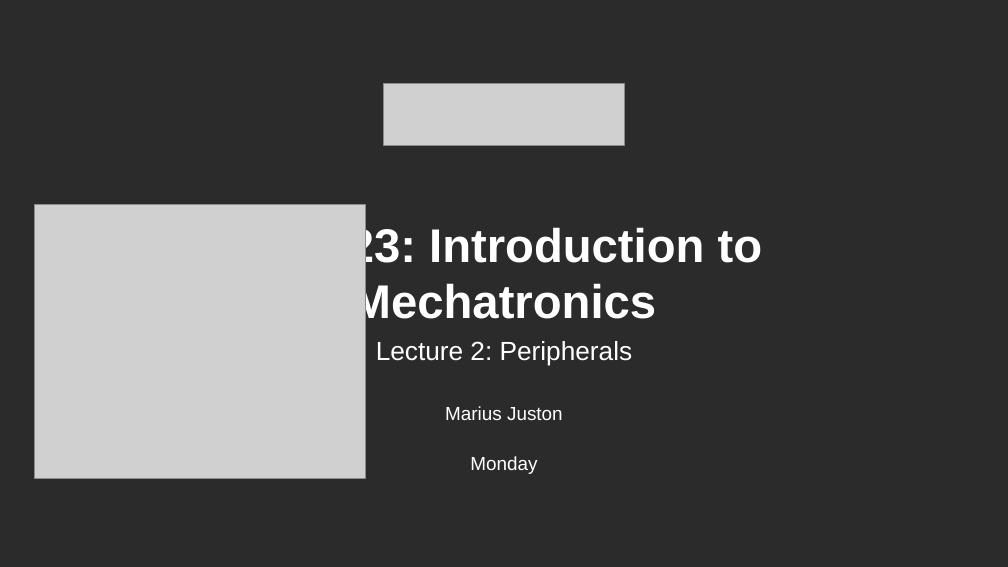
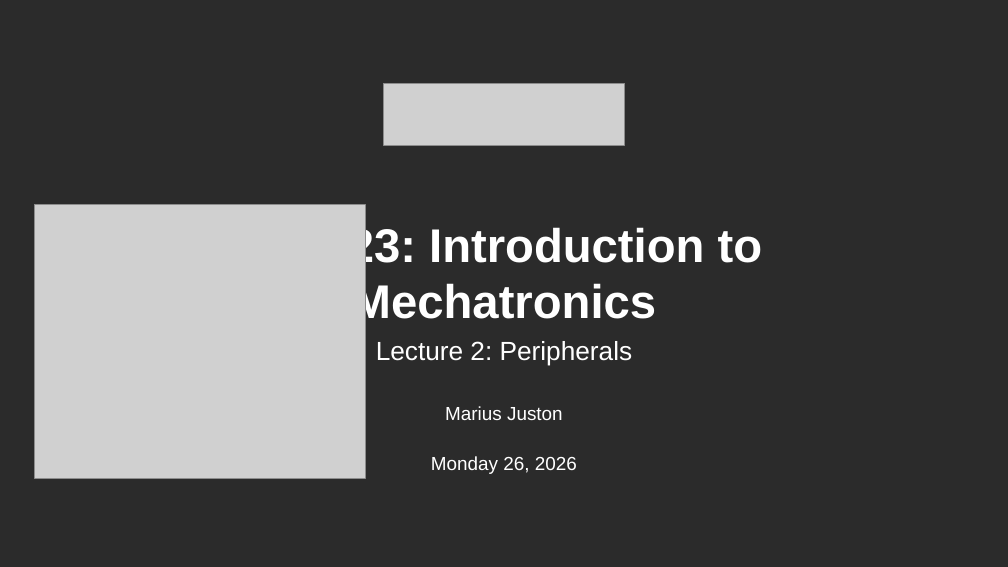
Before and after one commit to Marius-Juston/SE-423---Class-Material, a slide deck: slide 1 of Lectures/Slides/L2.pptx. Drawn at 1008x567 pixels with LibreOffice and Linux fonts; fonts in the diff are those of the drawing; grey boxes stand for pictures; background and template pictures are left out; a plain dark background stands for a picture behind light text. Boxes give left, top, right and bottom in pixels: in the first picture for what was removed or moved away, otherwise in the second. Text is boxed around its words. In the diff, an @@ line names an element or a change of style, - is before the commit and + after.

```diff
--- a/Lectures/Slides/L2.pptx
+++ b/Lectures/Slides/L2.pptx
@@ text at (431, 456, 577, 474): text changed @@
-Monday
+Monday 26, 2026
```
Also in this commit, not shown: 1 other slide changed.
